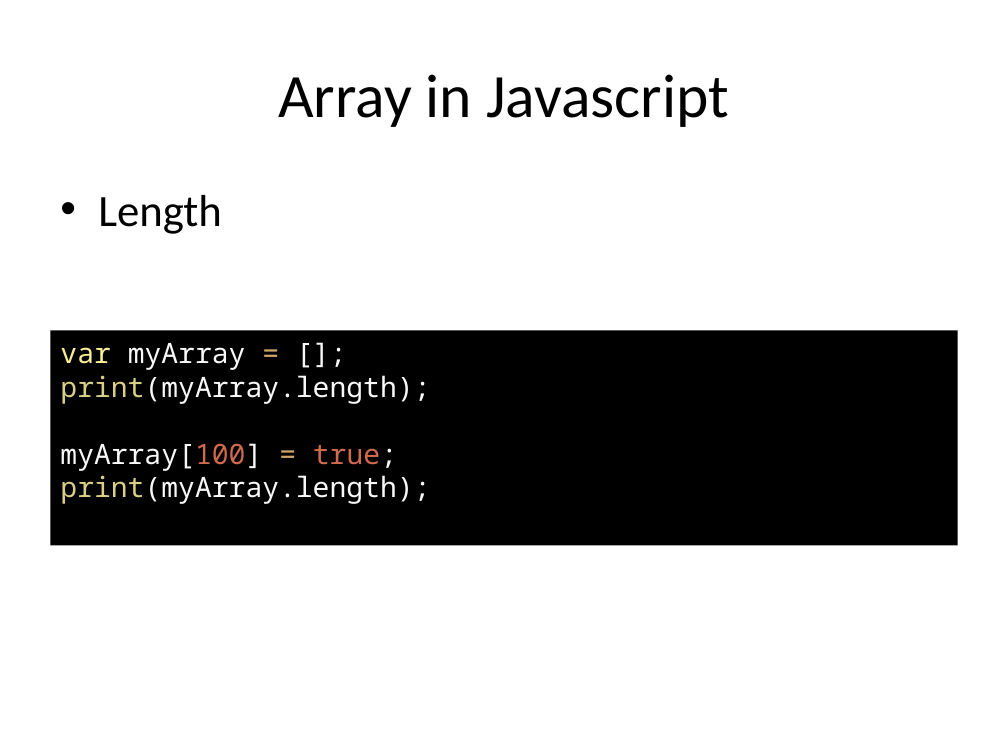
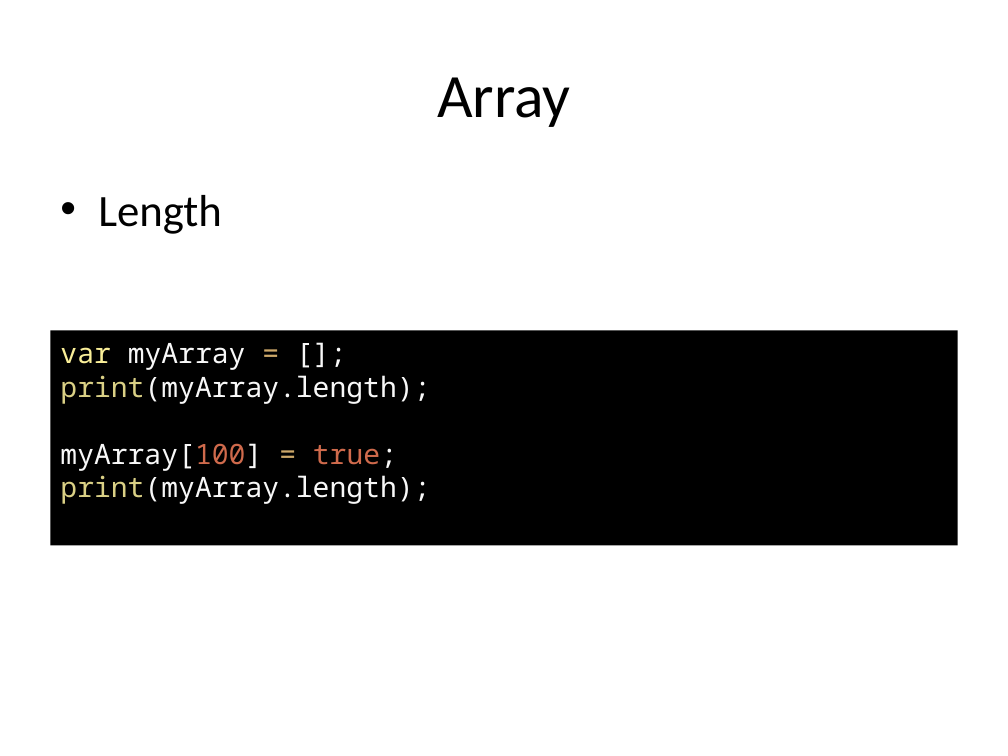
Before and after one commit to rajeshcs/jstalk, a slide deck: slide 6 of JavascriptDS.pptx (slide 5 before the commit). Drawn at 1008x756 pixels with LibreOffice and Linux fonts; fonts in the diff are those of the drawing. Boxes give left, top, right and bottom in pixels: in the first picture for what was removed or moved away, otherwise in the second. Text is boxed around its words. In the diff, an @@ line names an element or a change of style, - is before the commit and + after.

```diff
--- a/JavascriptDS.pptx
+++ b/JavascriptDS.pptx
@@ title at <box>437,77,571,127</box>: text changed @@
-Array in Javascript
+Array
```
Also in this commit, not shown: 5 other slides changed, 5 slides added, 2 other files.
